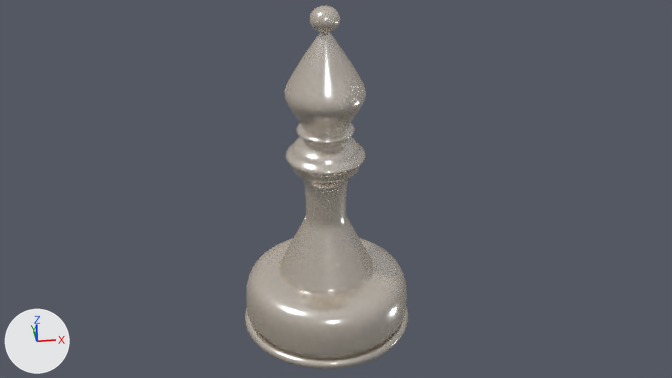
Renders of the Blender file Render/bishop.blend from each side of a commit.
Both versions are drawn from the file's camera 'Camera'. Every picture has the same lights, and +X, +Y and +Z are marked at lower left.

The older version as bpy lines, for what is in view:
```python
me_cylinder_001 = bpy.data.meshes.new('Cylinder.001')
me_cylinder_001.from_pydata(...)  # 2626 vertices, 1601 faces, 62 loose edges; spans x -1.0..1.0, y -1.0..1.0, z -1.0..4.95
me_cylinder_001.polygons.foreach_set('use_smooth', [True] * 1601)
me_cylinder_001.materials.append(mat_piece)  # beige #d0bda2
ob_cylinder = bpy.data.objects.new('Cylinder', me_cylinder_001)
ob_cylinder.location = (0.0, 0.0, 1.03)
ob_cylinder.scale = (1.94, 1.94, 1.3)
_m = ob_cylinder.modifiers.new('Subdivision', 'SUBSURF')
_m.levels = 3
_m.render_levels = 3
```
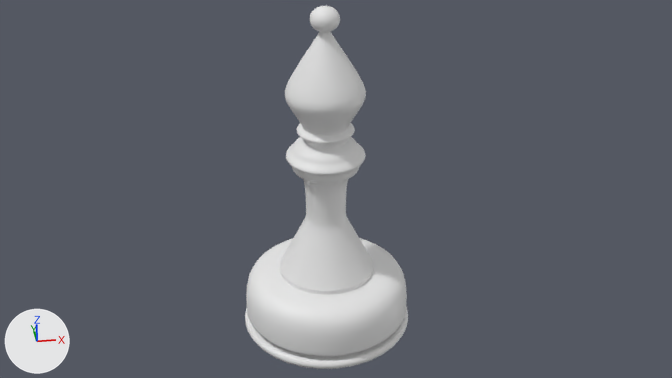
Diff of the bpy script that builds the scene:
```diff
--- a/Render/bishop.blend.py
+++ b/Render/bishop.blend.py
@@ me_cylinder_001 @@
 # used by ob_cylinder; location = (0.0, 0.0, 1.03); scale = (1.94, 1.94, 1.3)
-me_cylinder_001.from_pydata(...)  # 2626 vertices, 1601 faces, 62 loose edges; spans x -1.0..1.0, y -1.0..1.0, z -1.0..4.95
+me_cylinder_001.from_pydata(...)  # 2658 vertices, 1633 faces, 62 loose edges; spans x -1.0..1.0, y -1.0..1.0, z -1.0..4.95
+# me_cylinder_001 part 1
+# 32 faces are deleted
+# 3 vertices in x -0.02..-0.01, y -0.02..-0.01, z 4.55 move by (-0.02, -0.02, 0.0)
+# 3 vertices in x 0.01..0.02, y -0.02..-0.01, z 4.55 move by (0.02, -0.02, 0.0)
+# 3 vertices in x -0.02..-0.01, y 0.01..0.02, z 4.55 move by (-0.02, 0.02, 0.0)
+# 3 vertices in x 0.01..0.02, y 0.01..0.02, z 4.55 move by (0.02, 0.02, 0.0)
+# 20 vertices move from x -0.02..0.02, y -0.02..0.02, z 4.55 to x -0.05..0.05, y -0.05..0.05, z 4.55
+# 32 vertices are added at x -0.06..0.06, y -0.06..0.06, z 4.53
+# 64 new faces join them
+# me_cylinder_001 part 2: 1569 faces spanning x -1.0..1.0, y -1.0..1.0, z -1.0..4.95 switch from mat_piece (beige #d0bda2) to no material
```

Where the change shows, as pixel boxes (x1, y1, x2, y2) in the pictures (672 x 378 px):
part 1 of me_cylinder_001, built on: (289, 32, 361, 95) in both
part 2 of me_cylinder_001, recoloured (grey to white): (245, 6, 408, 369) in both
